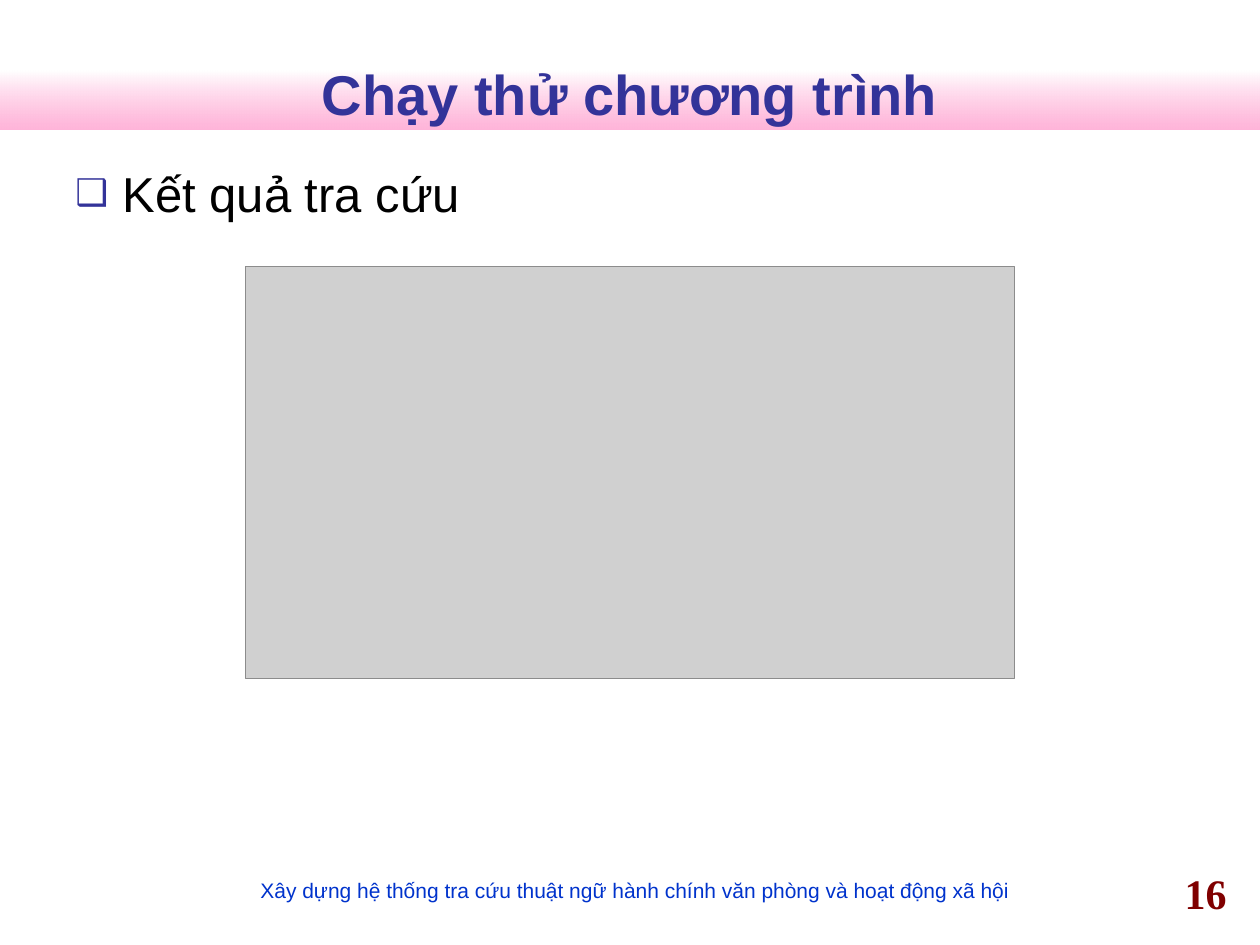
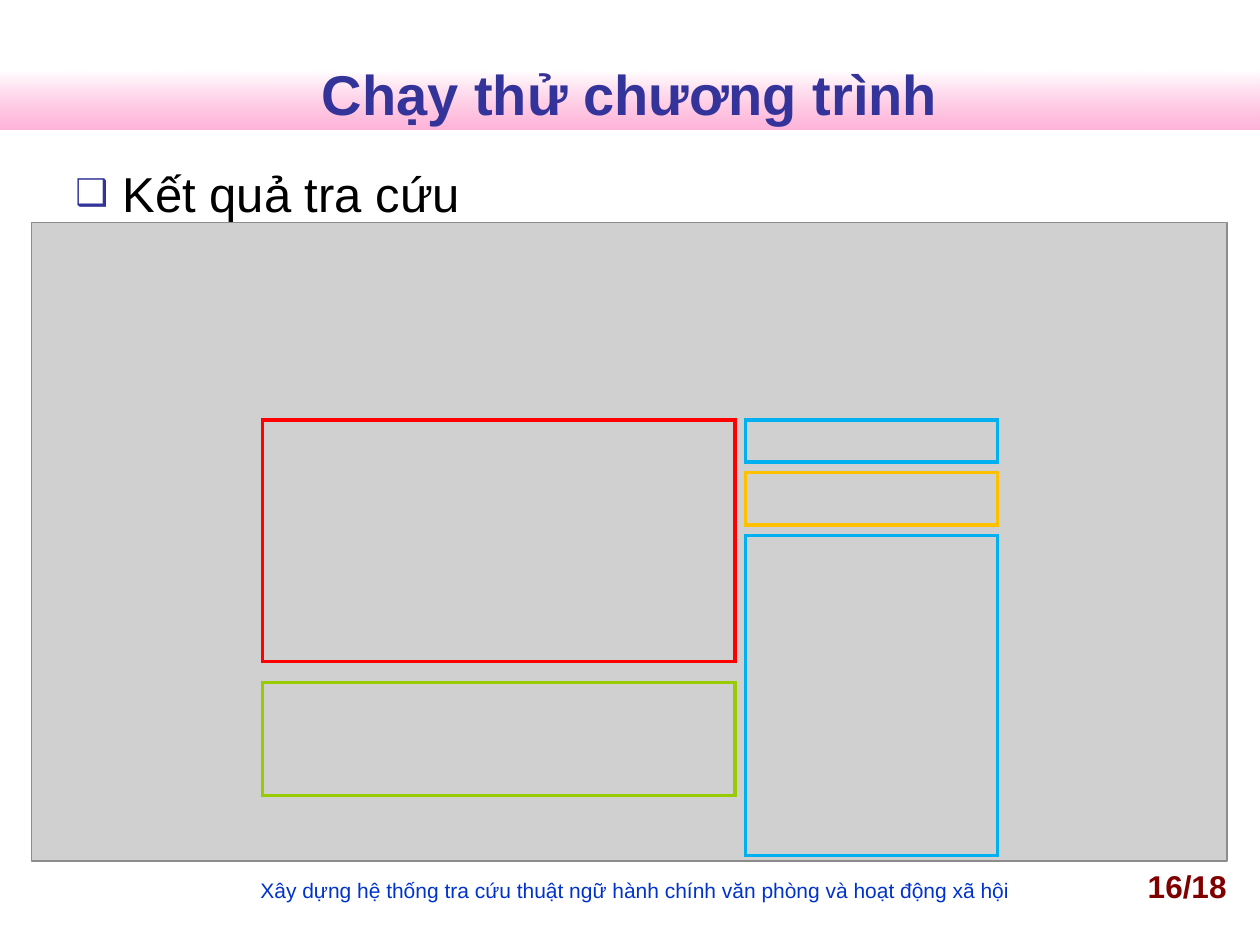
Before and after one commit to nguyentk90/tra-cuu-thuat-ngu-hanh-chinh, a slide deck: slide 16 of Documents/slideN2013.ppt. Drawn at 1260x945 pixels with LibreOffice and Linux fonts; fonts in the diff are those of the drawing; grey boxes stand for pictures; background and template pictures are left out. Boxes give left, top, right and bottom in pixels: in the first picture for what was removed or moved away, otherwise in the second. Text is boxed around its words. In the diff, an @@ line names an element or a change of style, - is before the commit and + after.

```diff
--- a/Documents/slideN2013.ppt
+++ b/Documents/slideN2013.ppt
@@ picture: place and size @@
-picture at [246, 266, 1014, 678]
+picture at [32, 223, 1227, 862]
@@ rectangle added at [262, 420, 735, 662], outline #FF0000 2.01 pt @@
@@ rectangle added at [746, 420, 998, 461], outline #00B0F0 2.01 pt @@
@@ rectangle added at [746, 472, 998, 525], outline #FFC000 2.01 pt @@
@@ rectangle added at [746, 536, 998, 856], outline #00B0F0 2.01 pt @@
@@ rectangle added at [262, 683, 735, 796], outline #99CC00 2.01 pt @@
@@ page number at [1148, 875, 1227, 899]: text changed; size 24 to 18 pt; font Times New Roman to Arial @@
-16
+16/18
```
Also in this commit, not shown: 2 other slides changed, 1 other file.
